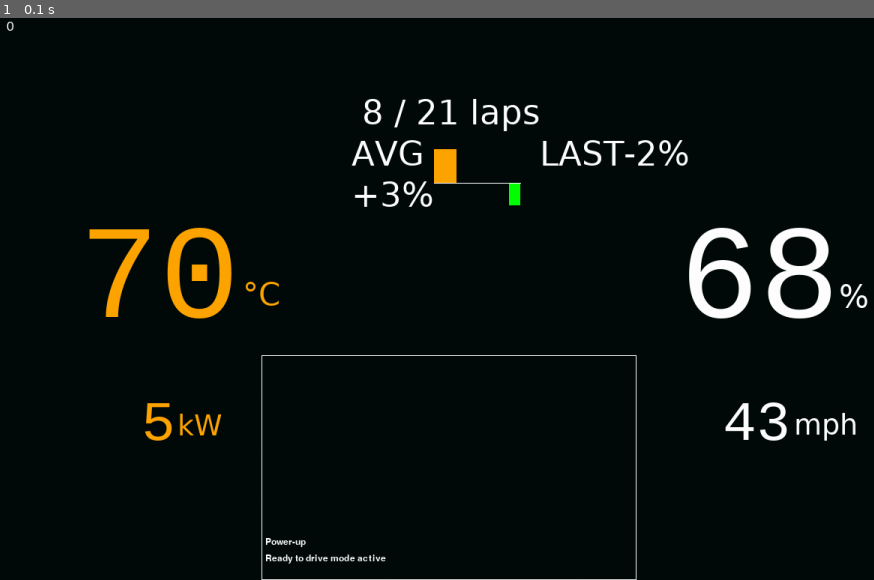
Above: before the commit, frame 1.
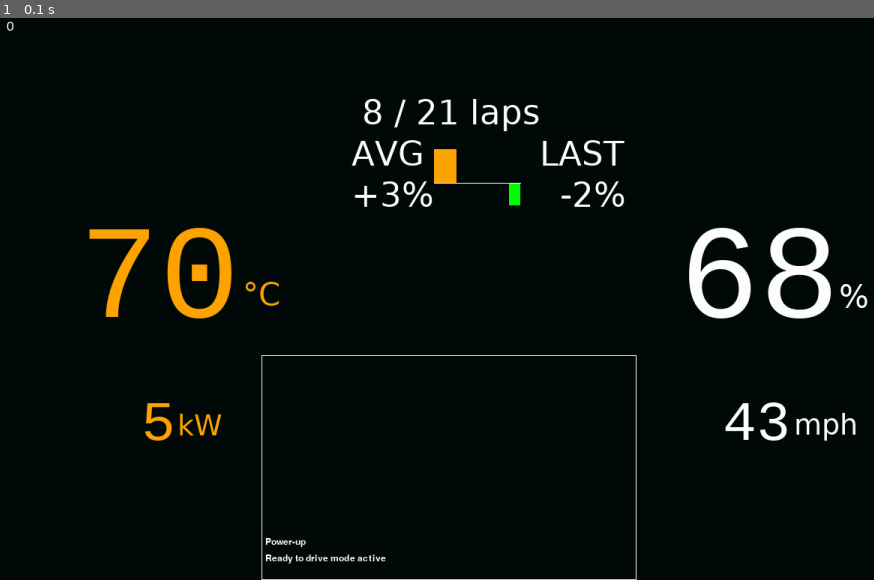
Above: after the commit, the same moment.

Repository: daniel-bara/F22ev-dashboard
Game: pygame game, started from display.py
The game is run twice, just before and just after one commit, with the same random seed, the same clock (stepped at 60 frames per second) and the same inputs.
Inputs:
- Up to frame 1 (0.1 s): no input

The runs differ from the first frame. In frame 1, 0.2% of the frame differs, in the area x 64-79%, y 21-34%.

Commit message:
update arrangement

Diff:
--- a/display.py
+++ b/display.py
@@ -119,21 +119,23 @@
                      (POWER_OUTPUT_POS[0] + 138, POWER_OUTPUT_POS[1] + 21))
 
     # lap info
-    gameDisplay.blit(
-        LAP_INFO_FONT.render(str(lap_counter.current_lap).rjust(2, " ") + " / " + str(lap_counter.total_laps) + " laps",
-                             True, LAP_INFO_COL), LAP_INFO_POS)
     power_consumption_feedback_average = -2
     power_consumption_feedback_average_text = ("+" * (power_consumption_feedback_average >= 1)) + \
                                               str(int(power_consumption_feedback_average))
-    gameDisplay.blit(LAP_INFO_FONT.render("AVG           LAST" + power_consumption_feedback_average_text + "%",
+    gameDisplay.blit(LAP_INFO_FONT.render("AVG           LAST",
                                           True, LAP_INFO_COL), (LAP_INFO_POS[0], LAP_INFO_POS[1] + LAP_INFO_SPACING))
 
     power_consumption_feedback_total = 3
     power_consumption_feedback_total_text = ("+" * (power_consumption_feedback_total >= 1)) + \
                                             str(int(power_consumption_feedback_total))
-    gameDisplay.blit(LAP_INFO_FONT.render(power_consumption_feedback_total_text + "%",
+    gameDisplay.blit(LAP_INFO_FONT.render(power_consumption_feedback_total_text + "%" + "            " +
+                                          power_consumption_feedback_average_text + "%",
                                           True, LAP_INFO_COL),
                      (LAP_INFO_POS[0], LAP_INFO_POS[1] + LAP_INFO_SPACING * 2))
+
+    gameDisplay.blit(
+        LAP_INFO_FONT.render(str(lap_counter.current_lap).rjust(2, " ") + " / " + str(lap_counter.total_laps) + " laps",
+                             True, LAP_INFO_COL), LAP_INFO_POS)
 
     # graph TODO: extend prototype to working solution, maybe add a graph of 2 or more recent laps
     FEEDB_GRAPH_POS = (LAP_INFO_POS[0]+110, LAP_INFO_POS[1]+120)
